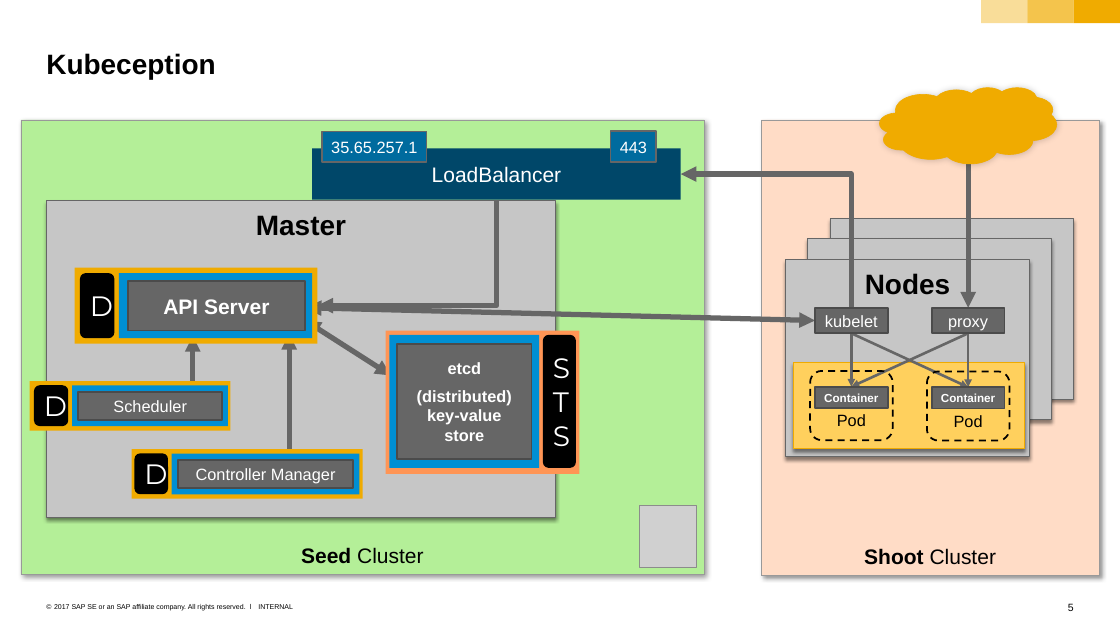
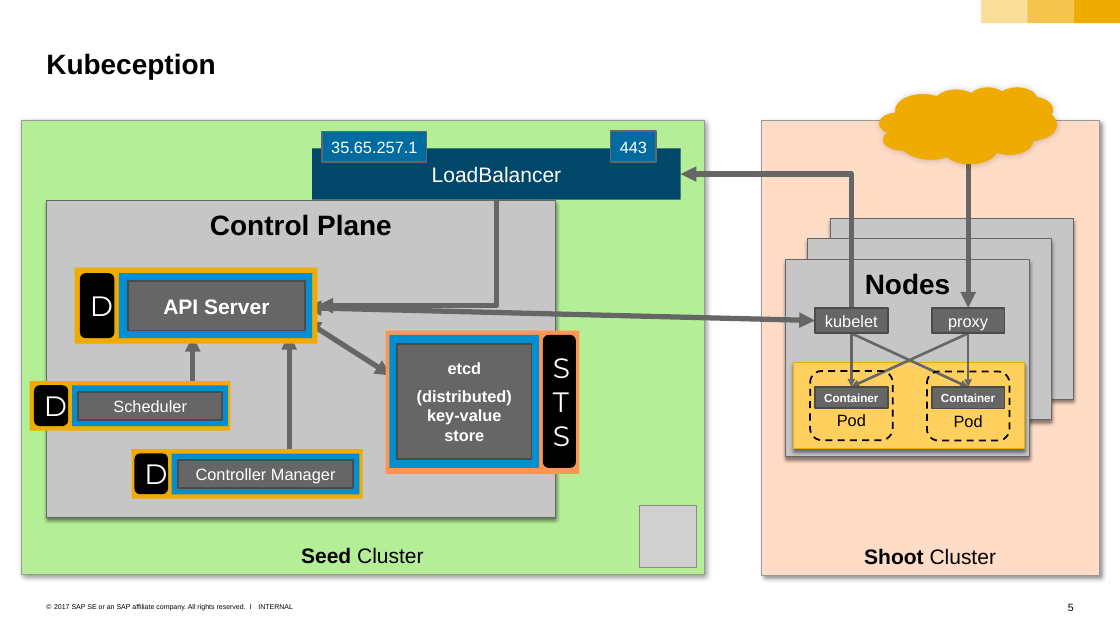
Before and after one commit to sriramrokkam/k8s-training, a slide deck: slide 5 of kubernetes/11_4_Gardener.pptx. Drawn at 1120x630 pixels with LibreOffice and Linux fonts; fonts in the diff are those of the drawing; grey boxes stand for pictures. Boxes give left, top, right and bottom in pixels: in the first picture for what was removed or moved away, otherwise in the second. Text is boxed around its words. In the diff, an @@ line names an element or a change of style, - is before the commit and + after.

```diff
--- a/kubernetes/11_4_Gardener.pptx
+++ b/kubernetes/11_4_Gardener.pptx
@@ text in rectangle at [210, 214, 392, 236]: text changed @@
-Master
+Control Plane
```
Also in this commit, not shown: 1 other slide changed, 8 other files.
